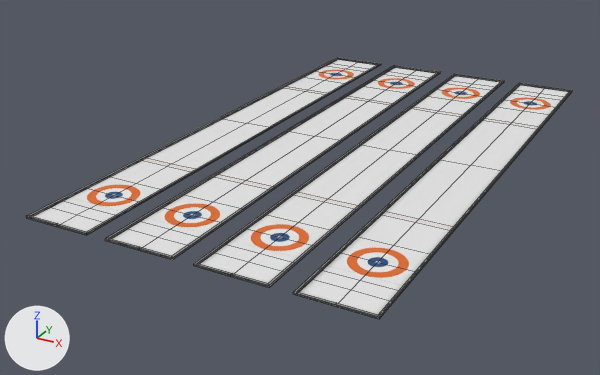
An edit to the FBX model Curling/Assets/Models/Sheet.fbx, drawn before and after from the same camera.
Rendered twice from a 50 mm lens placed at (0.775, -2.462, 0.783), pointed at (-0.206, -0.679, -0.109). Every picture has the same lights, and +X, +Y and +Z are marked at lower left. Mesh edges are drawn as thin lines. Where no turn or scale is listed for an object, it has been applied to the vertices. Vertices at the same position are counted once.

The scene before the commit, as lines of its bpy script (objects in view):
```python
me_sheets = bpy.data.meshes.new('Sheets')
me_sheets.from_pydata(...)  # 276 vertices, 208 faces; spans x -0.52..0.31, y -0.75..0.75, z 0.0..0.01
me_sheets.materials.append(mat_sheet__sheet_png)  # picture img_sheet_png
ob_sheets = bpy.data.objects.new('Sheets', me_sheets)
ob_sheets.location = (0.0, -0.57, 0.0)
```
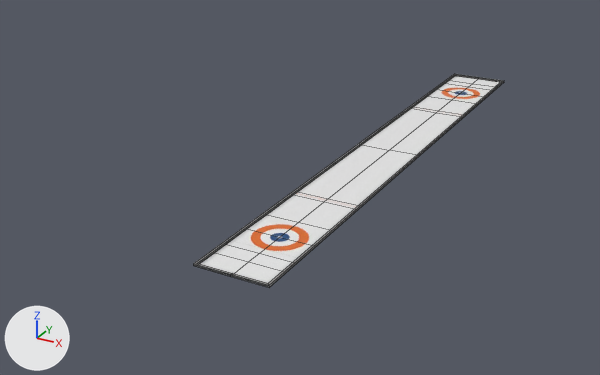
The change, as a list of edits to the scene's bpy script:
```text
Change me_sheets:
    where me_sheets.from_pydata(...)  # 276 vertices, 208 faces; spans x -0.52..0.31, y -0.75..0.75, z 0.0..0.01
    used by ob_sheets; location = (0.0, -0.57, 0.0)
    me_sheets part 1: the loose piece of 69 vertices spanning x -0.52..-0.35, y -0.75..0.75, z 0.0..0.01 is deleted
    me_sheets part 2: the loose piece of 69 vertices spanning x 0.13..0.31, y -0.75..0.75, z 0.0..0.01 is deleted
    me_sheets part 3: the loose piece of 69 vertices spanning x -0.31..-0.13, y -0.75..0.75, z 0.0..0.01 is deleted
```

Boxes [x1, y1, x2, y2] around the edits, measured in the pictures (600 x 375 px):
'Sheets', reshaped (43% narrower, 18% shorter)
    before: [26, 58, 572, 319]
    after: [194, 74, 504, 288]
part 1 of me_sheets, deleted
    before: [26, 58, 381, 235]
part 2 of me_sheets, deleted
    before: [293, 83, 572, 319]
part 3 of me_sheets, deleted
    before: [105, 65, 441, 260]
